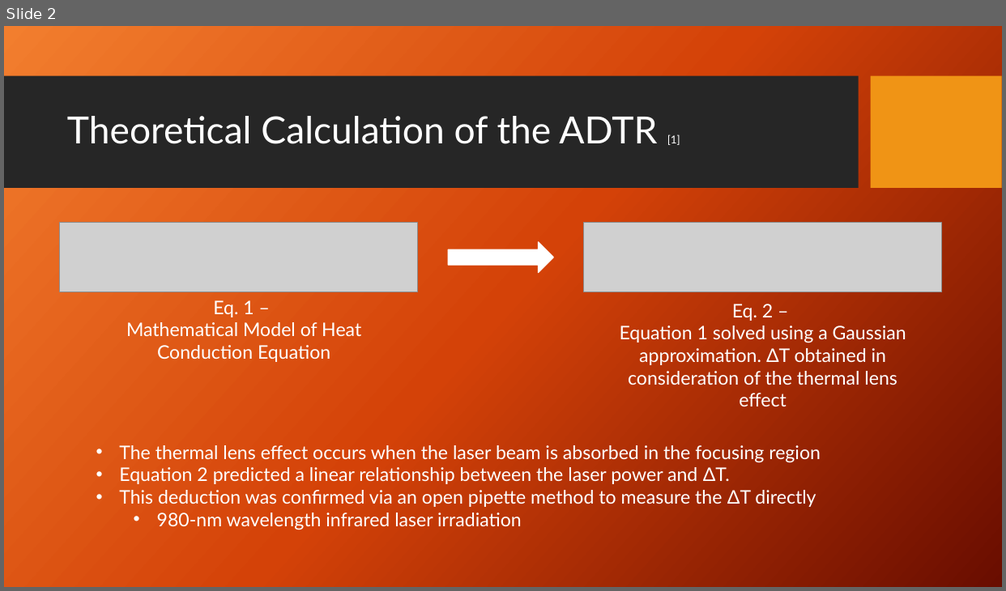
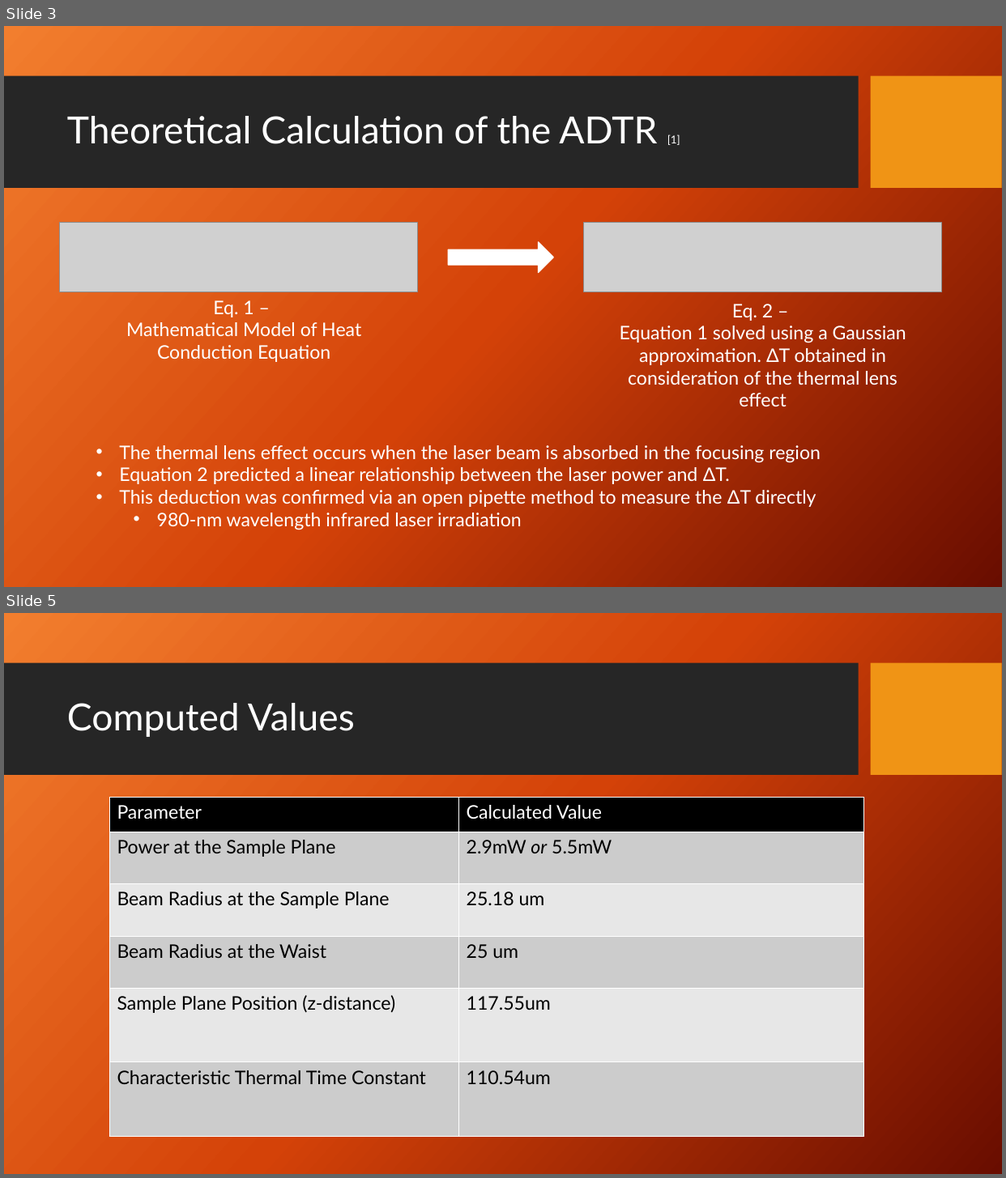
Before and after one commit to dbhatia00/NeuronSimulation, a slide deck: Presentations/Fall Updates/FallUpdate3.pptx. Shown one above the other, each under a label of ours: slide 2 before the commit, slides 3 and 5 after it; the slides between them are not shown. The pictures are 1006x591 and 1006x1178 pixels, drawn with LibreOffice and Linux fonts; fonts in the diff are those of the drawing; grey boxes stand for pictures; background and template pictures are left out. Boxes give left, top, right and bottom in pixels: in the first picture for what was removed or moved away, otherwise in the second. Text is boxed around its words. In the diff, an @@ line names an element or a change of style, - is before the commit and + after.

```diff
--- a/Presentations/Fall Updates/FallUpdate3.pptx
+++ b/Presentations/Fall Updates/FallUpdate3.pptx
@@ slide 5 added at box(4, 613, 1002, 1174), background picture (left out); not listed: 2 template elements that a slide beside it also shows @@
@@ title added at box(67, 703, 355, 737), 36 pt, text #FFFFFF @@
+Computed Values
@@ table added at box(109, 797, 864, 1137), 6 rows, 2 columns @@
+Parameter | Calculated Value
+Power at the Sample Plane | 2.9mW or 5.5mW
+Beam Radius at the Sample Plane | 25.18 um
+Beam Radius at the Waist | 25 um
+Sample Plane Position (z-distance) | 117.55um
+Characteristic Thermal Time Constant | 110.54um
@@ what was slide 2 is now slide 3 @@
```
Also in this commit, not shown: 2 slides changed, 7 other slides added, 5 other files.
